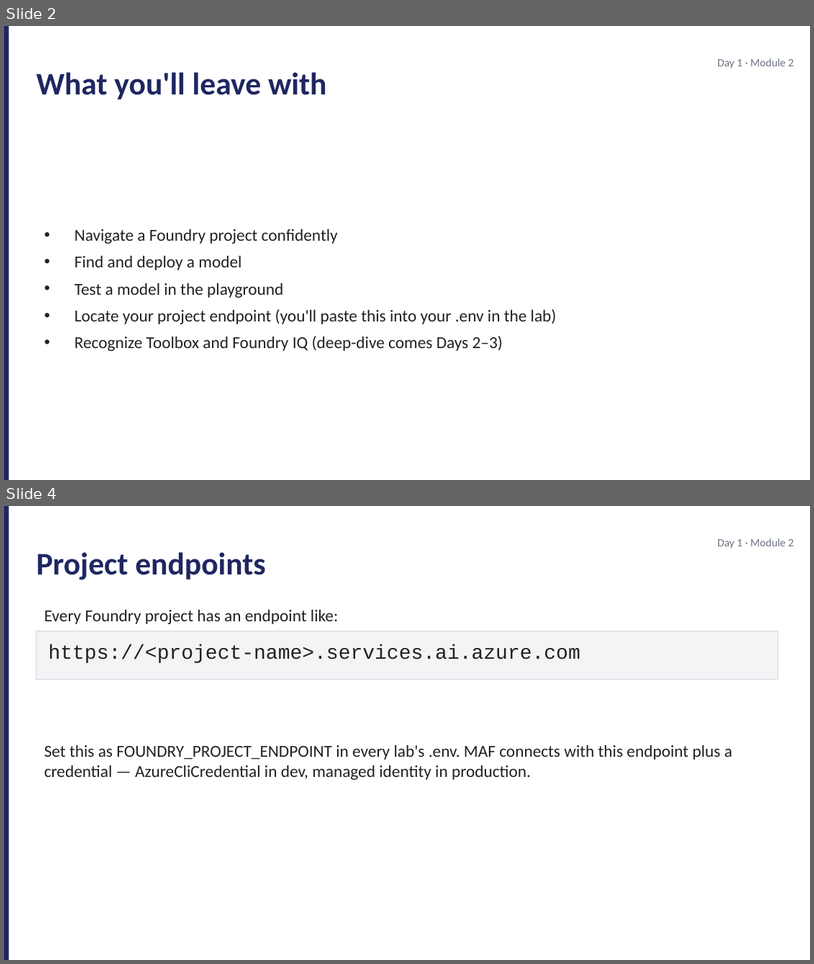
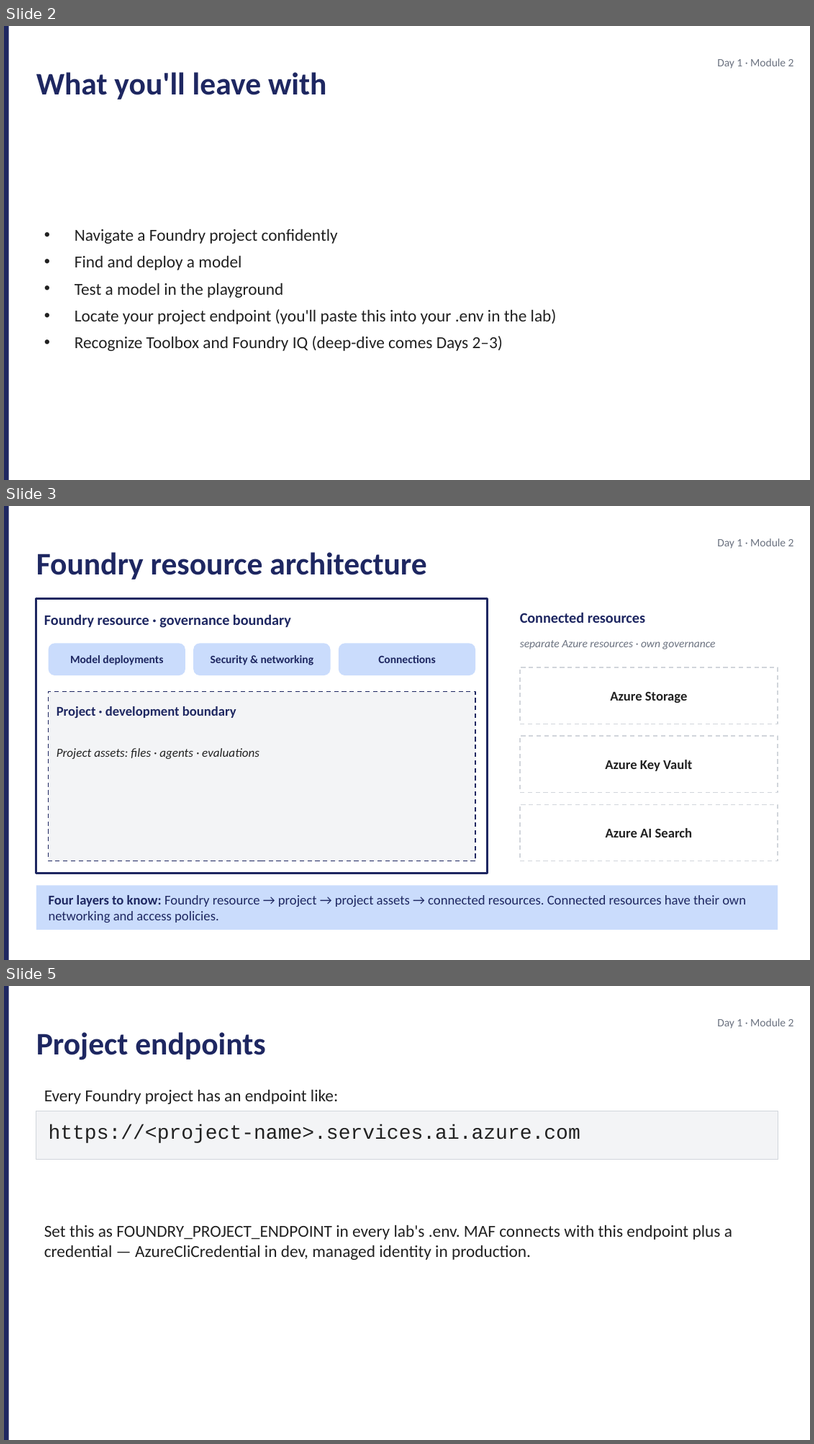
Before and after one commit to JimPiquant/Building-AI-Apps-and-Agents, a slide deck: decks/day1/module-2-foundry-portal.pptx. Shown one above the other, each under a label of ours: slides 2 and 4 before the commit, slides 2, 3 and 5 after it; the slides between them are not shown. The pictures are 814x964 and 814x1444 pixels, drawn with LibreOffice and Linux fonts; fonts in the diff are those of the drawing. Boxes give left, top, right and bottom in pixels: in the first picture for what was removed or moved away, otherwise in the second. Text is boxed around its words. In the diff, an @@ line names an element or a change of style, - is before the commit and + after.

```diff
--- a/decks/day1/module-2-foundry-portal.pptx
+++ b/decks/day1/module-2-foundry-portal.pptx
@@ slide 3 added at [4,506,810,960], background #FFFFFF @@
@@ rectangle added at [4,506,9,959], fill #1E2761 @@
@@ text added at [718,538,795,548], 10 pt, text #6B7280 @@
+Day 1 · Module 2
@@ text added at [36,552,427,579], 28 pt, text #1E2761, bold @@
+Foundry resource architecture
@@ rectangle added at [36,599,488,873], fill #FFFFFF, outline #1E2761 2 pt @@
@@ text added at [520,612,646,623], 13 pt, text #1E2761, bold @@
+Connected resources
@@ text added at [44,614,291,628], 13 pt, text #1E2761, bold @@
+Foundry resource · governance boundary
@@ rounded rectangle added at [49,643,185,675], fill #CADCFC @@
@@ text added at [70,655,163,665], 10 pt, text #1E2761, bold @@
+Model deployments
@@ rounded rectangle added at [193,643,331,675], fill #CADCFC @@
@@ text added at [211,655,314,665], 10 pt, text #1E2761, bold @@
+Security & networking
@@ rounded rectangle added at [339,643,476,675], fill #CADCFC @@
@@ text added at [378,655,435,663], 10 pt, text #1E2761, bold @@
+Connections
@@ text added at [520,640,715,649], 10 pt, text #6B7280, italic @@
+separate Azure resources · own governance
@@ rectangle added at [520,667,778,723], fill #FFFFFF, outline #D1D5DB 1 pt dashed @@
@@ rectangle added at [49,692,476,861], fill #F3F4F6, outline #1E2761 1 pt dashed @@
@@ text added at [610,691,688,703], 12 pt, text #212121, bold @@
+Azure Storage
@@ text added at [57,706,237,718], 12 pt, text #1E2761, bold @@
+Project · development boundary
@@ rectangle added at [520,736,778,793], fill #FFFFFF, outline #D1D5DB 1 pt dashed @@
@@ text added at [57,748,260,759], 11 pt, text #212121, italic @@
+Project assets: files · agents · evaluations
@@ text added at [605,759,692,771], 12 pt, text #212121, bold @@
+Azure Key Vault
@@ rectangle added at [520,804,778,861], fill #FFFFFF, outline #D1D5DB 1 pt dashed @@
@@ text added at [606,828,693,837], 12 pt, text #212121, bold @@
+Azure AI Search
@@ rectangle added at [36,885,778,929], fill #CADCFC @@
@@ text added at [49,895,746,922], 12 pt, text #1E2761 @@
+Four layers to know: Foundry resource → project → project assets → connected resources. Connected resources have their own networking and access policies.
@@ what was slide 4 is now slide 5 @@
```
Also in this commit, not shown: 2 slides changed, 1 other slide added, 1 slide removed, 8 other files.
